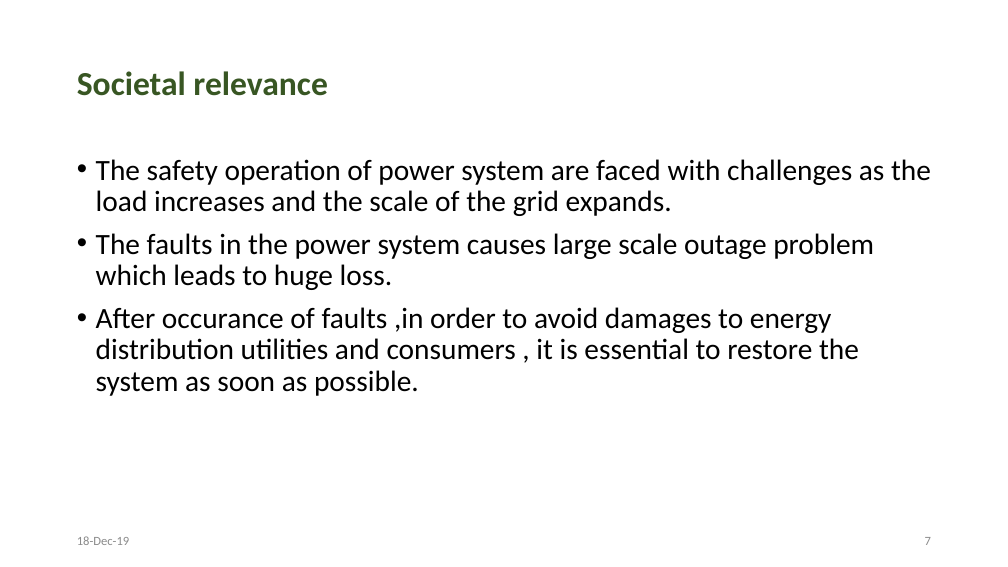
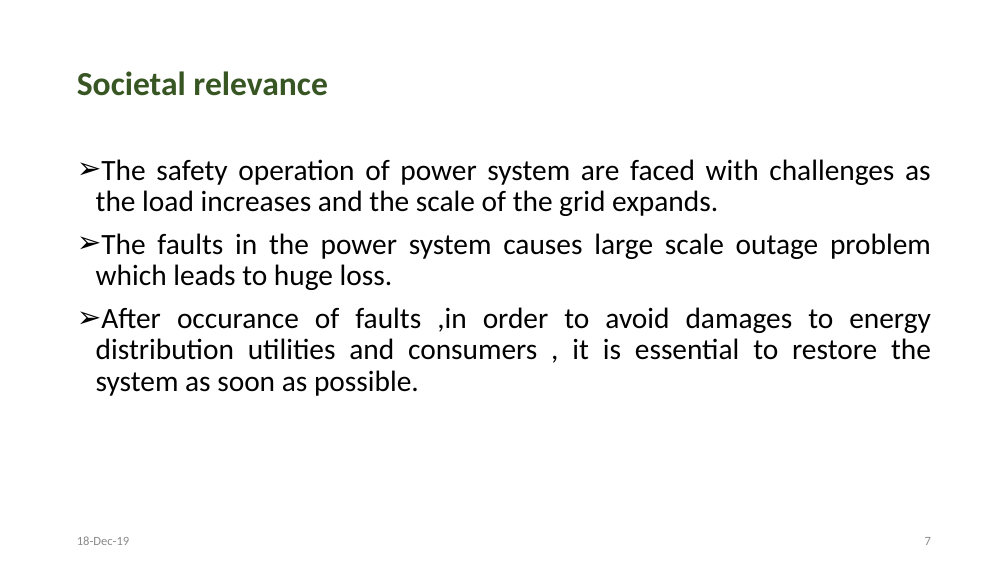
Before and after one commit to svec-final-year-project-eee/Project, a slide deck: slide 7 of First Review/First Oral Presentation.pptx. Drawn at 1008x567 pixels with LibreOffice and Linux fonts; fonts in the diff are those of the drawing. Boxes give left, top, right and bottom in pixels: in the first picture for what was removed or moved away, otherwise in the second. Text is boxed around its words. In the diff, an @@ line names an element or a change of style, - is before the commit and + after.

```diff
--- a/First Review/First Oral Presentation.pptx
+++ b/First Review/First Oral Presentation.pptx
@@ text "The safety operation of power ..." at [96,159,931,396]: alignment left to justified; bullet • to ➢ @@
```
Also in this commit, not shown: 3 other slides changed.
